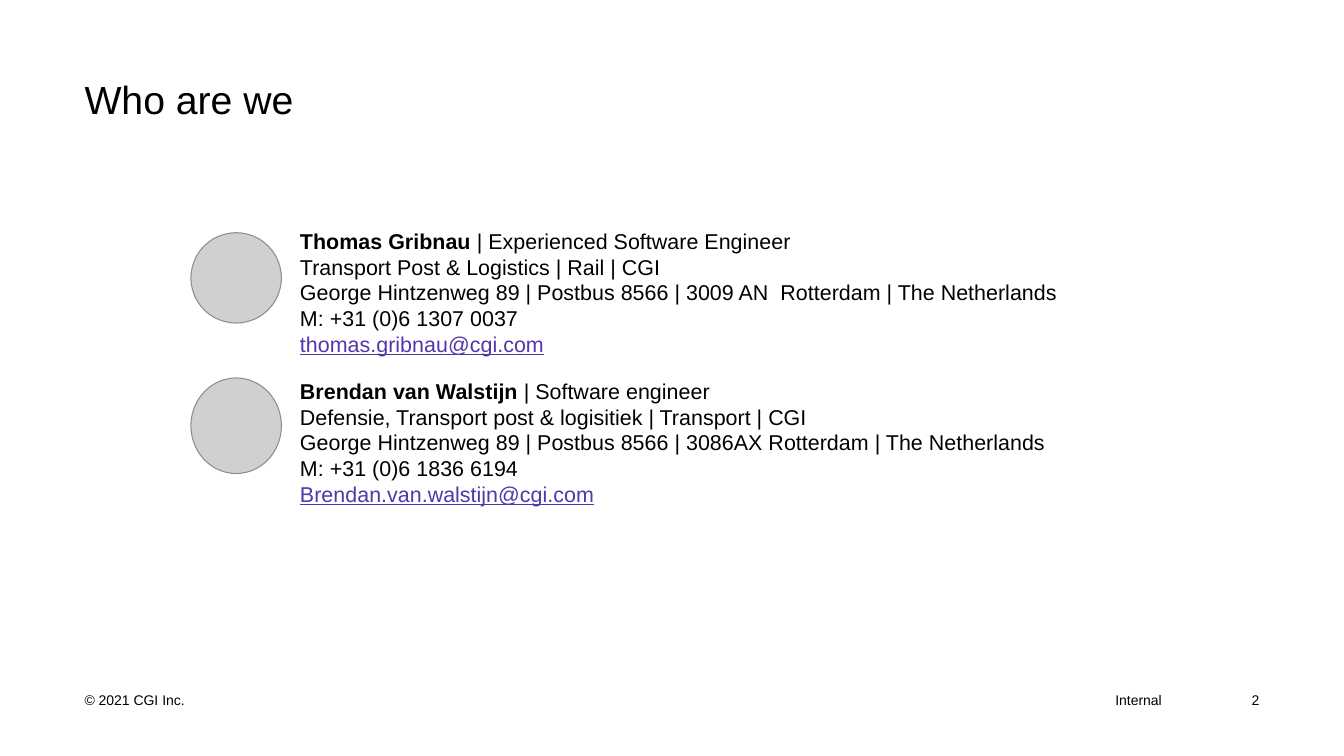
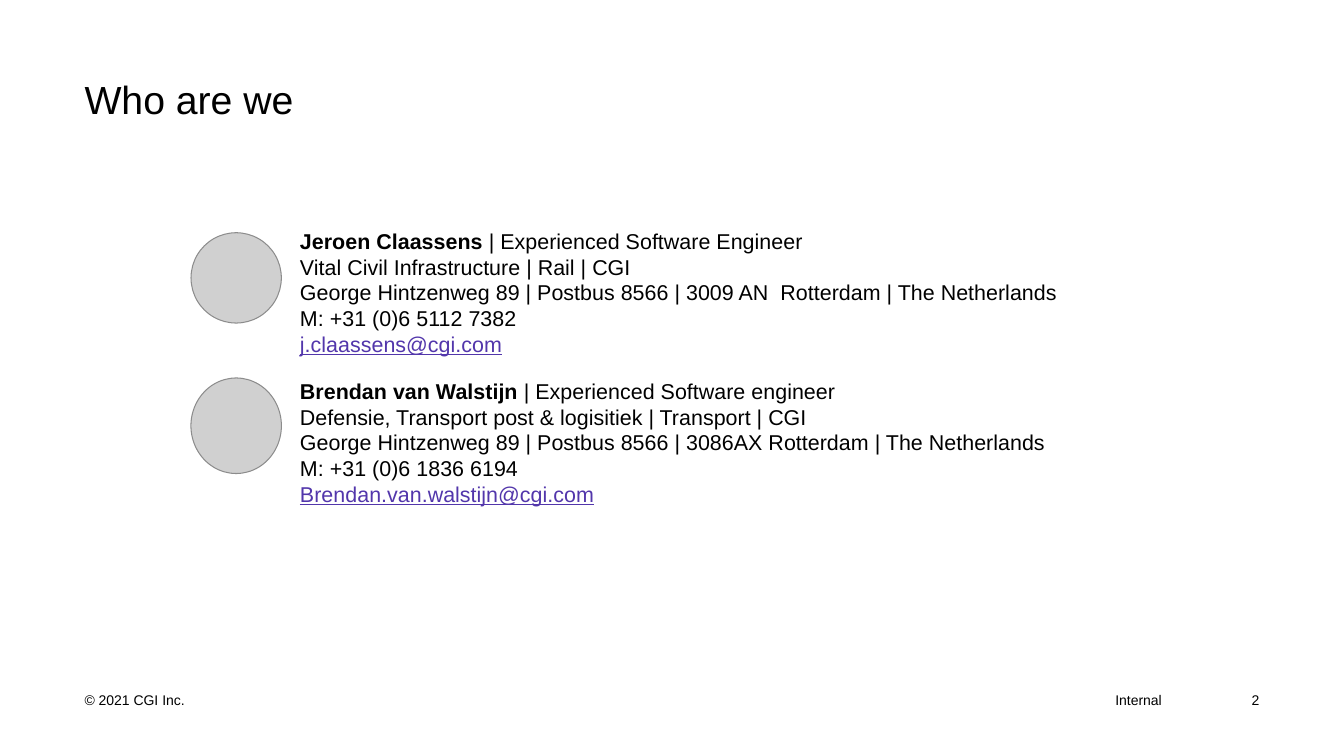
Before and after one commit to favna/docker-workshop, a slide deck: slide 2 of GC_Docker_2022.pptx. Drawn at 1344x756 pixels with LibreOffice and Linux fonts; fonts in the diff are those of the drawing; grey boxes stand for pictures. Boxes give left, top, right and bottom in pixels: in the first picture for what was removed or moved away, otherwise in the second. Text is boxed around its words. In the diff, an @@ line names an element or a change of style, - is before the commit and + after.

```diff
--- a/GC_Docker_2022.pptx
+++ b/GC_Docker_2022.pptx
@@ text at box(300, 233, 802, 276): text changed @@
-Thomas Gribnau | Experienced Software Engineer
-Transport Post & Logistics | Rail | CGI
+Jeroen Claassens | Experienced Software Engineer
+Vital Civil Infrastructure | Rail | CGI
@@ text at box(300, 310, 517, 357): text changed @@
-M: +31 (0)6 1307 0037
-thomas.gribnau@cgi.com
+M: +31 (0)6 5112 7382
+j.claassens@cgi.com
@@ text at box(300, 383, 835, 404): text changed; bold off @@
-Brendan van Walstijn | Software engineer
+Brendan van Walstijn | Experienced Software engineer
```
Also in this commit, not shown: 4 slides added, 3 other files.
